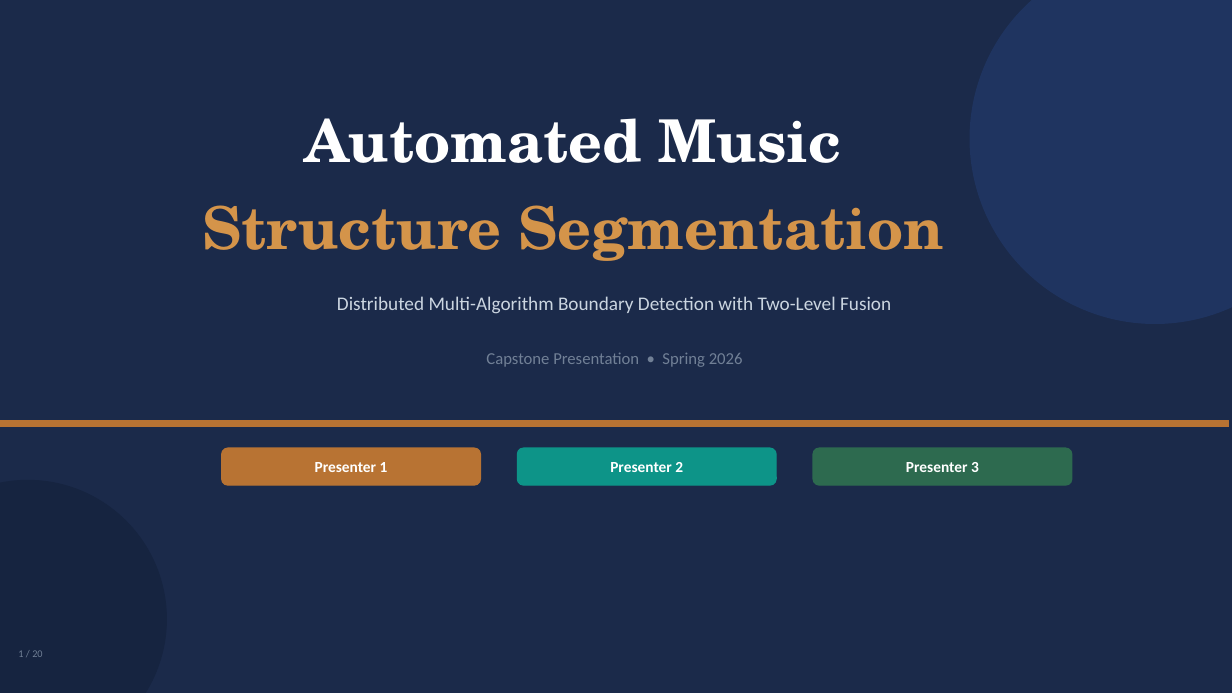
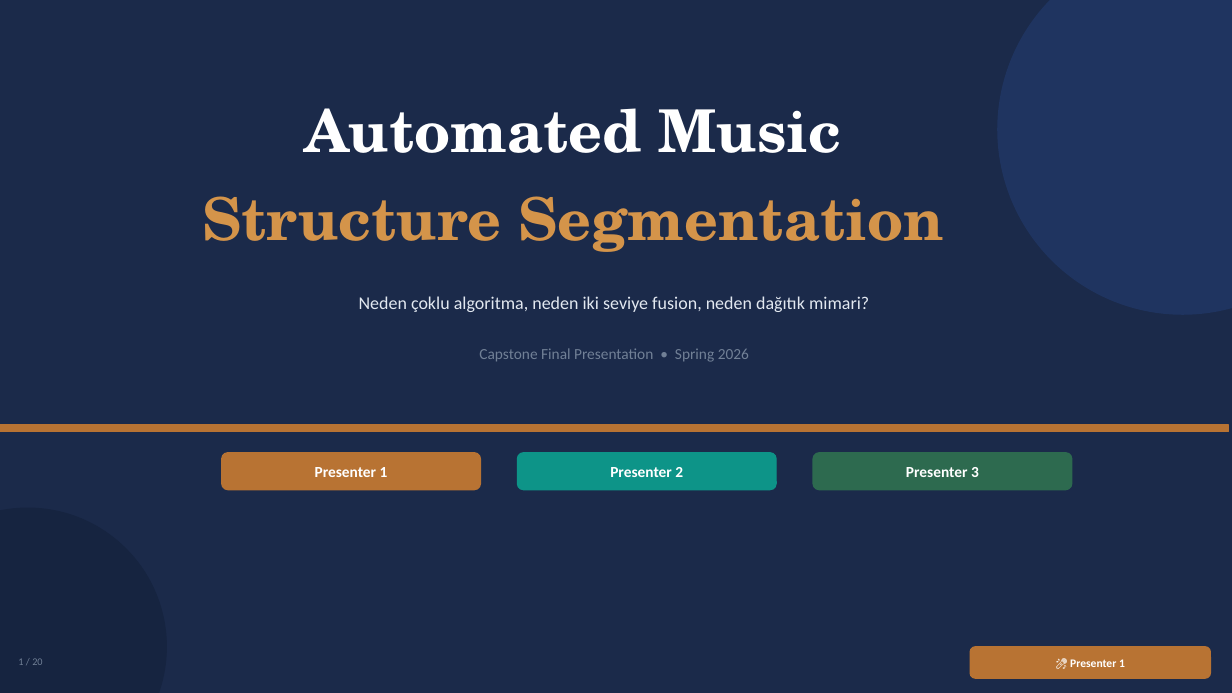
Before and after one commit to mustafagoktugibolar/automated-music-segmentation, a slide deck: slide 1 of docs/MusicSegmentation_FinalPresentation.pptx. Drawn at 1232x693 pixels with LibreOffice and Linux fonts; fonts in the diff are those of the drawing. Boxes give left, top, right and bottom in pixels: in the first picture for what was removed or moved away, otherwise in the second. Text is boxed around its words. In the diff, an @@ line names an element or a change of style, - is before the commit and + after.

```diff
--- a/docs/MusicSegmentation_FinalPresentation.pptx
+++ b/docs/MusicSegmentation_FinalPresentation.pptx
@@ ellipse: place and size @@
-ellipse at bbox=[970, 0, 1232, 323]
+ellipse at bbox=[998, 0, 1232, 314]
@@ text "Automated Music": place and size @@
-text "Automated Music" at bbox=[304, 118, 841, 163]
+text "Automated Music" at bbox=[304, 108, 841, 153]
@@ text "Structure Segmentation": place and size @@
-text "Structure Segmentation" at bbox=[202, 205, 943, 261]
+text "Structure Segmentation" at bbox=[202, 196, 943, 252]
@@ text at bbox=[359, 296, 869, 312]: text changed; size 15 to 14 pt; text colour #CBD5E0 to #E2E8F0 @@
-Distributed Multi-Algorithm Boundary Detection with Two-Level Fusion
+Neden çoklu algoritma, neden iki seviye fusion, neden dağıtık mimari?
@@ text at bbox=[479, 348, 749, 362]: text changed; size 13 to 12 pt @@
-Capstone Presentation • Spring 2026
+Capstone Final Presentation • Spring 2026
@@ 3 texts, 3 rounded rectangles, 1 rectangle: place and size @@
-3 texts, 3 rounded rectangles, 1 rectangle at bbox=[0, 421, 1229, 485]
+3 texts, 3 rounded rectangles, 1 rectangle at bbox=[0, 425, 1229, 490]
@@ ellipse: place and size @@
-ellipse at bbox=[0, 481, 166, 693]
+ellipse at bbox=[0, 508, 166, 693]
@@ text "1 / 20": place and size @@
-text "1 / 20" at bbox=[18, 650, 42, 657]
+text "1 / 20" at bbox=[18, 658, 42, 665]
@@ rounded rectangle added at bbox=[970, 647, 1211, 678], fill #B87333, outline #B87333 1 pt @@
@@ text added at bbox=[1070, 659, 1125, 667], 9 pt, text #FFFFFF, bold @@
+🎤 Presenter 1
```
Also in this commit, not shown: 2 other slides changed, 17 slides added, 17 slides removed, 8 other files.
